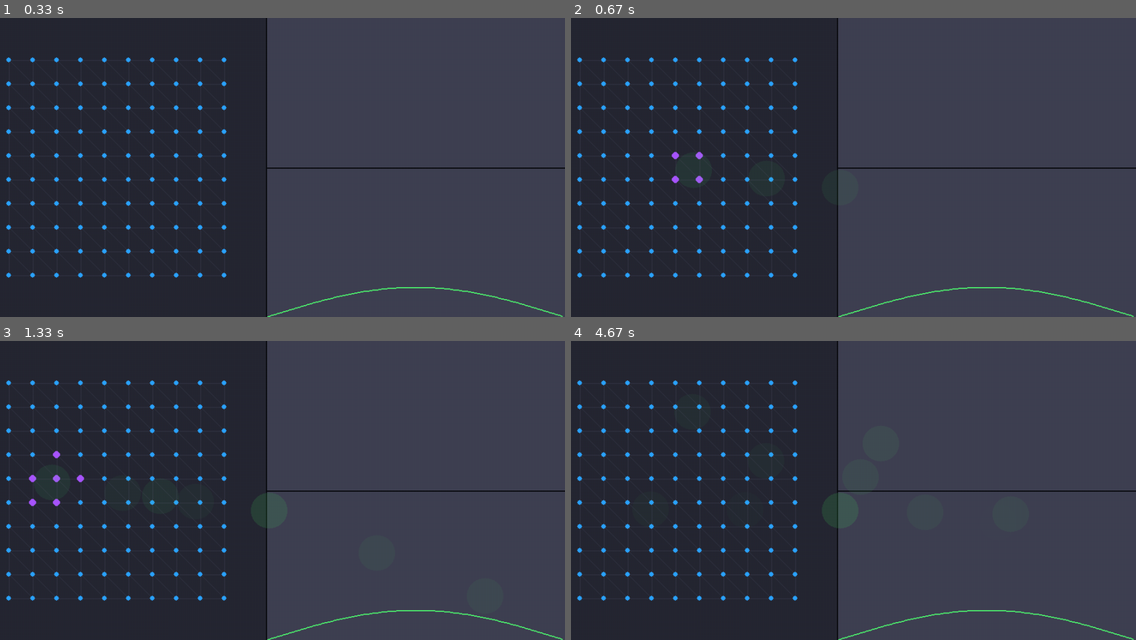
Above: before the commit, frames 1-4 (two rows, left to right).
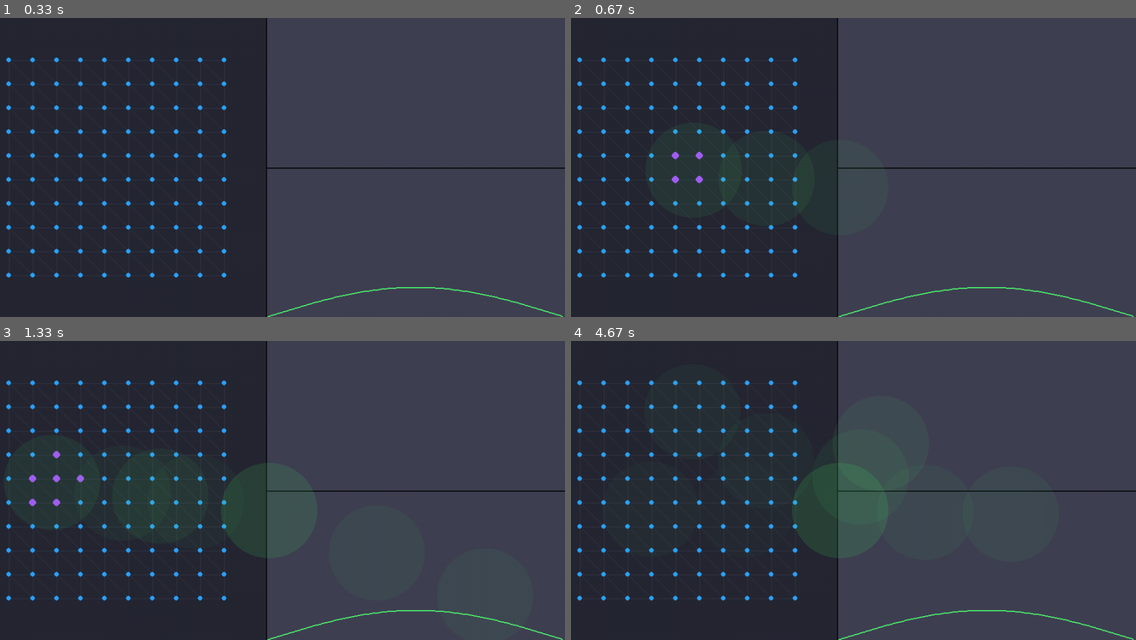
Above: after the commit, the same moments.

Repository: mmmmaja/MARBLE
Game: pygame game, started from pygame_model/main.py
Two runs of this game, one before a commit and one after it. Both use one fixed random seed, a clock stepped at 60 frames per second and the inputs below.
Inputs (mouse positions are in pixels of both pictures, inside the frame that each line leads up to):
- Up to frame 1 (0.33 s): no input
- Up to frame 2 (0.67 s): press the mouse at (842, 185) at 0.37 s; move the mouse to (763, 179) at 0.47 s; release the mouse at (695, 170) at 0.6 s
- Up to frame 3 (1.33 s): press the mouse at (271, 508) at 0.7 s; move the mouse to (378, 553) at 0.8 s; release the mouse at (485, 595) at 0.93 s; press the mouse at (271, 508) at 1.03 s; move the mouse to (158, 496) at 1.13 s; release the mouse at (50, 481) at 1.27 s
- Up to frame 4 (4.67 s): press the mouse at (842, 508) at 1.37 s; move the mouse to (949, 556) at 1.47 s; release the mouse at (1062, 604) at 1.6 s; press the mouse at (842, 508) at 1.7 s; move the mouse to (915, 487) at 1.8 s; release the mouse at (994, 463) at 1.93 s; press the mouse at (842, 508) at 2.03 s; move the mouse to (740, 514) at 2.13 s; release the mouse at (644, 520) at 2.27 s; press the mouse at (842, 508) at 2.37 s; move the mouse to (746, 448) at 2.47 s; release the mouse at (655, 388) at 2.6 s; press the mouse at (842, 508) at 2.7 s; move the mouse to (751, 490) at 2.8 s; release the mouse at (661, 472) at 2.93 s; press the mouse at (842, 508) at 3.03 s; move the mouse to (921, 514) at 3.13 s; release the mouse at (1000, 520) at 3.27 s; press the mouse at (842, 508) at 3.37 s; move the mouse to (746, 508) at 3.47 s; release the mouse at (650, 508) at 3.6 s; press the mouse at (842, 508) at 3.7 s; move the mouse to (763, 460) at 3.8 s; release the mouse at (689, 412) at 3.93 s; press the mouse at (842, 508) at 4.03 s; move the mouse to (926, 511) at 4.13 s; release the mouse at (1011, 514) at 4.27 s; press the mouse at (842, 508) at 4.37 s; move the mouse to (859, 475) at 4.47 s; release the mouse at (881, 442) at 4.6 s

Frame 1 is identical in both runs. In frame 2, 0.8% of the frame differs, in the area x 26-44%, y 42-66%; in frame 3, 1.8%; in frame 4, 3.1%, in the area x 39-60%, y 31-73%.

Commit message:
merged correctly

Diff:
--- /dev/null
+++ b/pygame_model/graphic_module.py
@@ -0,0 +1,59 @@
+from pygame import gfxdraw
+
+
+def hex2RGB(color):
+    """
+    :param color: in the hex format
+    :return: [R, G, B] values in range (0, 1)
+    """
+    color = color.lstrip('#')
+    R, G, B = int(color[:2], 16), int(color[2:4], 16), int(color[4:], 16)
+    rgb = (R, G, B)
+    return rgb
+
+
+class Circle:
+
+    def __init__(self, pos, radius):
+        self.pos = pos
+        self.radius = radius
+        self.alpha = 20  # Starting alpha value
+        self.color = hex2RGB("#4ee96e")
+
+    def draw(self, surface):
+        # Draw the circle with the current alpha value
+        gfxdraw.filled_circle(
+            surface,
+            self.pos[0], self.pos[1], self.radius,
+            (self.color[0], self.color[1], self.color[2], self.alpha)
+        )
+
+        # Decrease the alpha value for the next frame
+        self.alpha -= 0.2
+
+
+class Rectangle:
+
+    def __init__(self, pos, a, b):
+        self.pos = pos
+        self.a = a
+        self.b = b
+        self.alpha = 20  # Starting alpha value
+        self.color = hex2RGB("#4ee96e")
+
+    def draw(self, surface):
+        points = [
+            [self.pos[0] - self.a/2, self.pos[1] - self.b / 2],
+            [self.pos[0] + self.a/2, self.pos[1] - self.b / 2],
+            [self.pos[0] + self.a/2, self.pos[1] + self.b / 2],
+            [self.pos[0] - self.a/2, self.pos[1] + self.b / 2],
+        ]
+        # Draw the circle with the current alpha value
+        gfxdraw.filled_polygon(
+            surface,
+            points,
+            (self.color[0], self.color[1], self.color[2], self.alpha)
+        )
+
+        # Decrease the alpha value for the next frame
+        self.alpha -= 0.2
--- a/pygame_model/main.py
+++ b/pygame_model/main.py
@@ -1,21 +1,12 @@
 import math
 import pygame
-from pygame import gfxdraw
 import mesh
 import stimulis
+from stimulis import hex2RGB
+from mesh import UNIT
+
 
 FRAME_WIDTH, FRAME_HEIGHT = 1000, 500
-
-
-def hex2RGB(color):
-    """
-    :param color: in the hex format
-    :return: [R, G, B] values in range (0, 1)
-    """
-    color = color.lstrip('#')
-    R, G, B = int(color[:2], 16), int(color[2:4], 16), int(color[4:], 16)
-    rgb = (R, G, B)
-    return rgb
 
 
 class Display:
@@ -40,7 +31,7 @@
     def run(self):
         while True:
             self.detect_events()
-            self.draw_circles()
+            self.display_presses()
 
     def update(self):
         self.update_central_section()
@@ -106,7 +97,9 @@
             if self.mouse_pressed:
                 pos = pygame.mouse.get_pos()
                 # Add a new circle to the list when the mouse is clicked
-                self.presses.append(Circle(pos))
+                self.presses.append(
+                    self.stimuli.get_shape(pos)
+                )
 
                 # Change pressure outputs of the sensors
                 self.sensor_mesh.press(list(pos))
@@ -116,40 +109,20 @@
                 if event.key == pygame.K_SPACE:
                     self.sensor_mesh.get_values()
 
-    def draw_circles(self):
+    def display_presses(self):
         self.update()
-        for circle in self.presses:
-
-            circle.draw(self.screen)
+        for shape in self.presses:
+            shape.draw(self.screen)
 
             # Remove the circle from the list if it has become invisible
-            if circle.alpha <= 0:
-                self.presses.remove(circle)
+            if shape.alpha <= 0:
+                self.presses.remove(shape)
         pygame.display.update()
-
-
-class Circle:
-
-    def __init__(self, pos):
-        self.pos = pos
-        self.radius = 30
-        self.alpha = 20  # Starting alpha value
-        self.color = hex2RGB("#4ee96e")
-
-    def draw(self, surface):
-        # Draw the circle with the current alpha value
-        gfxdraw.filled_circle(
-            surface,
-            self.pos[0], self.pos[1], self.radius,
-            (self.color[0], self.color[1], self.color[2], self.alpha)
-        )
-
-        # Decrease the alpha value for the next frame
-        self.alpha -= 0.2
 
 
 display = Display(
     mesh.Mesh(width=10, height=10, center=(FRAME_WIDTH / 4, FRAME_HEIGHT / 2)),
-    stimuli = stimulis.Cuboid(2, 1)
+    # stimuli=stimulis.Cuboid(2 * UNIT, 1 * UNIT)
+    stimuli=stimulis.Sphere(2 * UNIT)
 )
 display.run()
--- a/pygame_model/stimulis.py
+++ b/pygame_model/stimulis.py
@@ -1,21 +1,21 @@
 import numpy as np
+from graphic_module import hex2RGB, Circle, Rectangle
 
 
 class Stimuli:
 
+    def __init__(self):
+        self.deformation = 0
+        self.position = np.array([0, 0])
 
-    def __init__(self):
-
-        self.deformation = 0
-        self.position = np.array([0,0])
-    def set_deformation(self,deform):
+    def set_deformation(self, deform):
         self.deformation = deform
 
-    def set_position(self,position):
+    def set_position(self, position):
         self.position = np.copy(position)
 
+
 class Cuboid(Stimuli):
-
 
     def __init__(self, a, b):
 
@@ -23,34 +23,31 @@
         self.a = a
         self.b = b
 
-    def get_distance(self,position):
+    def get_distance(self, position):
 
         d_ = position - self.position
 
+        if abs(d_[0]) <= self.a / 2 and abs(d_[1]) <= self.a / 2:
+            return 0
+        elif abs(d_[0]) <= self.a / 2:
+            return abs(d_[1]) - self.b / 2
+        elif abs(d_[1]) <= self.b / 2:
+            return abs(d_[1]) - self.a / 2
+        else:
+            return np.linalg.norm(np.absolute(d_) - np.array([self.a / 2, self.b / 2]))
 
-        if abs(d_[0]) <= self.a/2 and abs(d_[1]) <= self.a/2:
-            return 0
-        elif abs(d_[0]) <= self.a/2:
-            return abs(d_[1]) - self.b/2
-        elif abs(d_[1]) <= self.b/2:
-            return abs(d_[1]) - self.a/2
-        else:
-            return np.linalg.norm( np.absolute(d_) - np.array([self.a/2,self.b/2]) )
-
-
-    def deformation_at(self,position):
+    def deformation_at(self, position):
 
         if self.get_distance(position) == 0:
             return self.deformation
         else:
             return 0
 
-
-
+    def get_shape(self, pos):
+        return Rectangle(pos, self.a, self.b)
 
 
 class Sphere(Stimuli):
-
 
     def __init__(self, radius):
 
@@ -58,24 +55,26 @@
         self.r = radius
         self.deform_r = 0
 
-
-    def set_deformation(self,deform):
+    def set_deformation(self, deform):
         super().set_deformation(deform)
 
         if abs(deform) < self.r:
-            self.deform_r = np.sqrt(2*deform*self.r - np.power(deform,2))
+            self.deform_r = np.sqrt(2 * deform * self.r - np.power(deform, 2))
         else:
             self.deform_r = self.r
 
-    def get_distance(self,position):
+    def get_distance(self, position):
 
         d_ = self.position - position
 
         return np.linalg.norm(d_) - self.deform_r
 
-    def deformation_at(self,position):
+    def deformation_at(self, position):
         p_n = np.linalg.norm(self.position - position)
         if p_n > self.deform_r:
             return 0
         else:
-            return np.sqrt(np.power(position,2) + np.power(self.deform_r,2))
+            return np.sqrt(np.power(position, 2) + np.power(self.deform_r, 2))
+
+    def get_shape(self, pos):
+        return Circle(pos, self.r)
